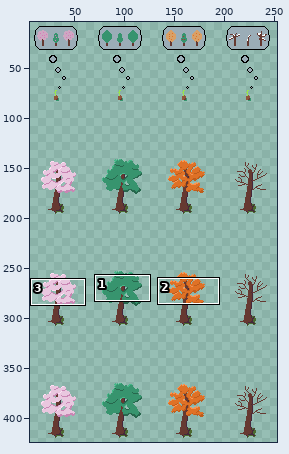
Pixel-art file -- assets/images/tree_tileset.aseprite. The picture above shows the old version from afar; the outline marks the close-up.
Close-up. Before:
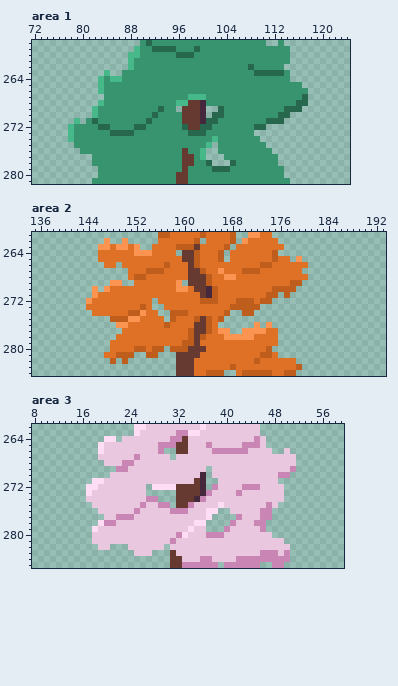
256x448 pixels, 1 frame. Shown: area 1: x 72..124, y 258..281; area 2: x 135..193, y 261..284; area 3: x 8..59, y 262..285. The wide view leaves out empty margins. The commit also changed other parts of the picture, which this record leaves out.
The same view after the edit:
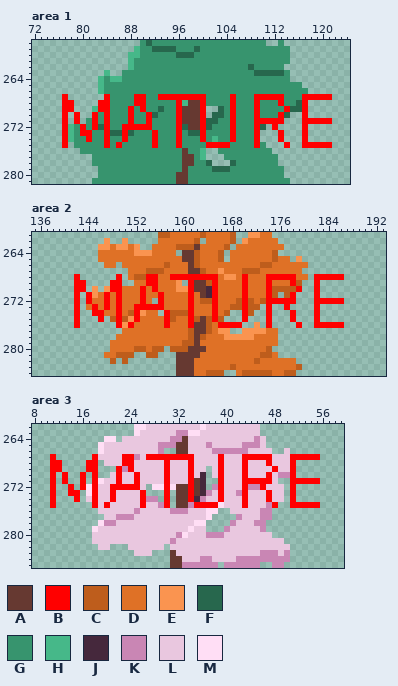
Palette (. is transparent): A #663931  B #ff0000  C #be5d1c  D #df7126  E #fa9450  F #27674d  G #37946e  H #46b889  J #45283c  K #c986b4  L #e9c7df  M #ffdef5
From old to new:
Changed rows in their new state; - is an unchanged pixel.
Area 1:
first column x 77:
267 B------B----BB--BBBBBBBB----B---BBBBB---BBBBB
268 BB----BB----BB-----B---B----B---B---B---B----
269 BB----BB---B-B-----B---B----B---B----B--B----
270 B-B--B-B---B--B----B---B----B---B---B---B----
271 B-B--B-B---B--B----B---B----B---BBBBB---BBBBB
272 B--B-B-B--BBBBB----B---B----B---B--B----B----
273 B--BB--B--B----B---B---B----B---B---B---B----
274 B---B--B--B----B---B---B----B---B---B---B----
275 B------B-B-----B---B----BBBB----B----B--BBBBB
Area 2:
first column x 142:
268 B------B----BB--BBBBBBBB----B---BBBBB---BBBBB
269 BB----BB----BB-----B---B----B---B---B---B----
270 BB----BB---B-B-----B---B----B---B----B--B----
271 B-B--B-B---B--B----B---B----B---B---B---B----
272 B-B--B-B---B--B----B---B----B---BBBBB---BBBBB
273 B--B-B-B--BBBBB----B---B----B---B--B----B----
274 B--BB--B--B----B---B---B----B---B---B---B----
275 B---B--B--B----B---B---B----B---B---B---B----
276 B------B-B-----B---B----BBBB----B----B--BBBBB
Area 3:
first column x 11:
267 B------B----BB--BBBBBBBB----B---BBBBB---BBBBB
268 BB----BB----BB-----B---B----B---B---B---B----
269 BB----BB---B-B-----B---B----B---B----B--B----
270 B-B--B-B---B--B----B---B----B---B---B---B----
271 B-B--B-B---B--B----B---B----B---BBBBB---BBBBB
272 B--B-B-B--BBBBB----B---B----B---B--B----B----
273 B--BB--B--B----B---B---B----B---B---B---B----
274 B---B--B--B----B---B---B----B---B---B---B----
275 B------B-B-----B---B----BBBB----B----B--BBBBB
Where, in picture pixels (left, top, right, bottom), the same in both close-ups:
changed: (62, 94, 332, 148)
changed: (74, 274, 248, 328)
changed: (266, 274, 344, 328)
changed: (50, 454, 320, 508)
